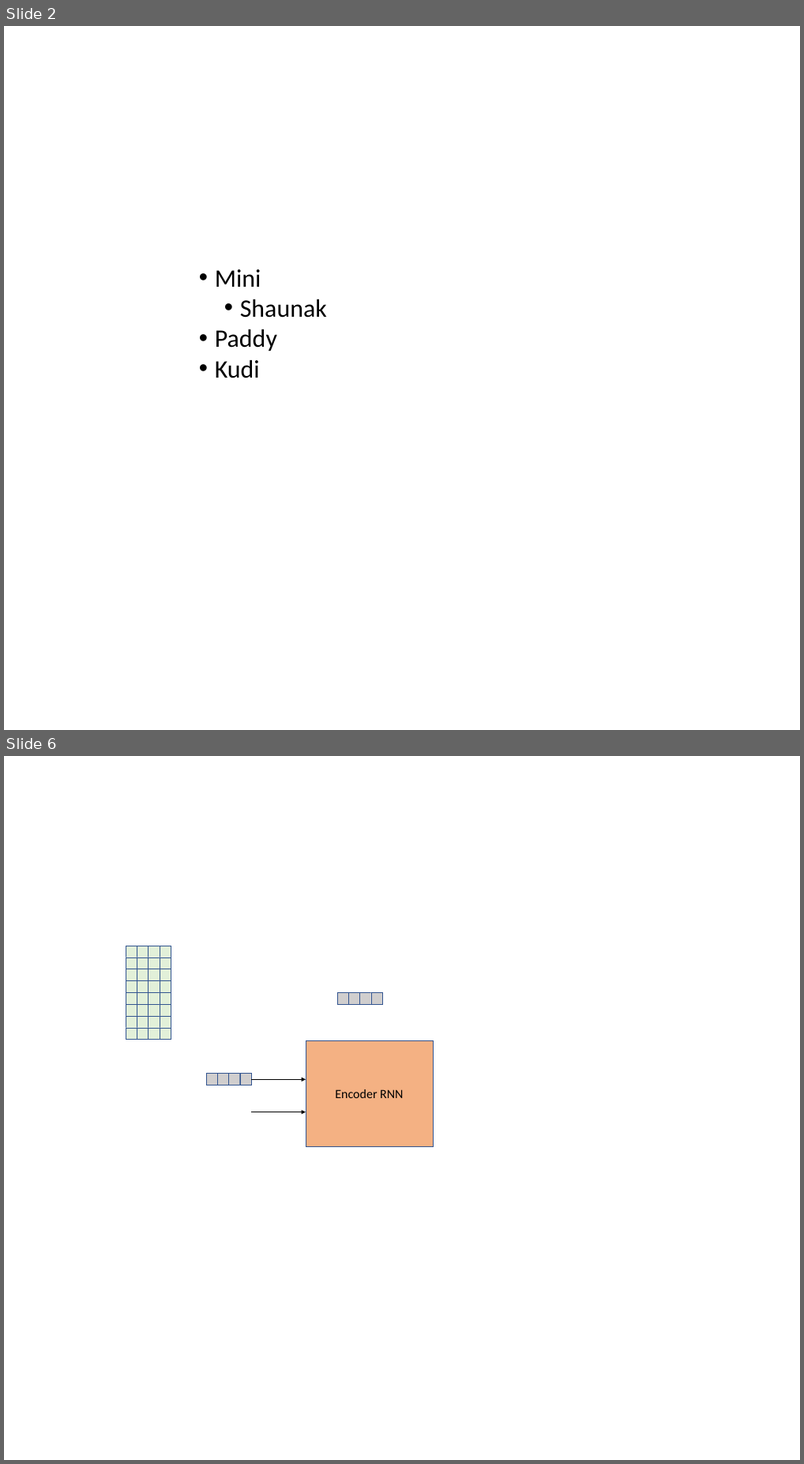
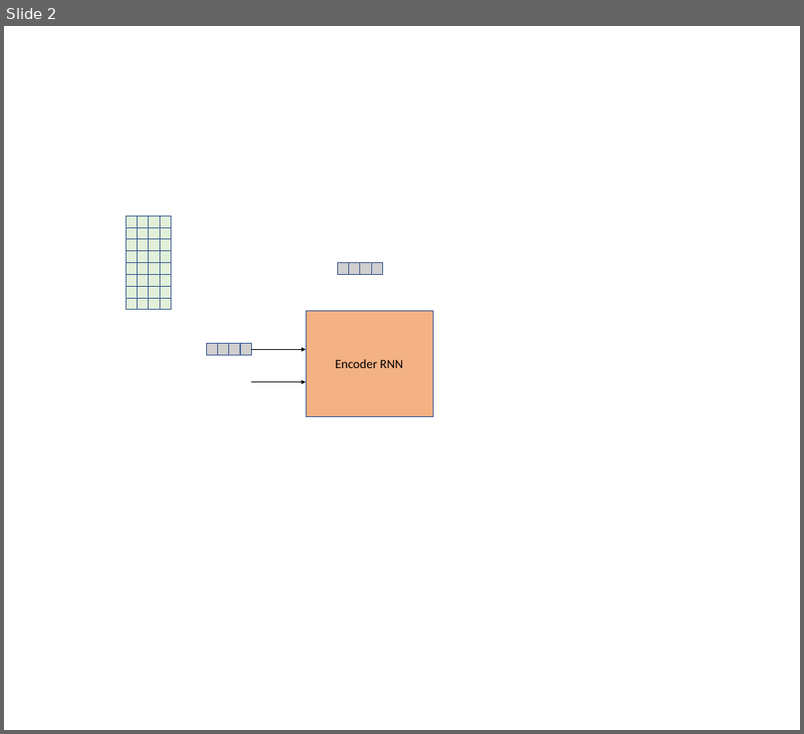
Before and after one commit to ShaunakSen/Data-Visualiation, a slide deck: Animations/Simple animations using powerpoint/learn_animations [Autosaved].pptx. Shown one above the other, each under a label of ours: slides 2 and 6 before the commit, slide 2 after it; the slides between them are not shown. The pictures are 804x1464 and 804x734 pixels, drawn with LibreOffice and Linux fonts; fonts in the diff are those of the drawing. Boxes give left, top, right and bottom in pixels: in the first picture for what was removed or moved away, otherwise in the second. Text is boxed around its words. In the diff, an @@ line names an element or a change of style, - is before the commit and + after.

```diff
--- a/Animations/Simple animations using powerpoint/learn_animations [Autosaved].pptx
+++ b/Animations/Simple animations using powerpoint/learn_animations [Autosaved].pptx
@@ slide 2 removed at (4,26,800,730), background #FFFFFF @@
@@ text removed at (215,269,327,378) @@
-• Mini
-  • Shaunak
-• Paddy
-• Kudi
@@ what was slide 6 is now slide 2 @@
```
Also in this commit, not shown: 7 slides changed, 1 slide added, 3 other slides removed, 1 other file.
